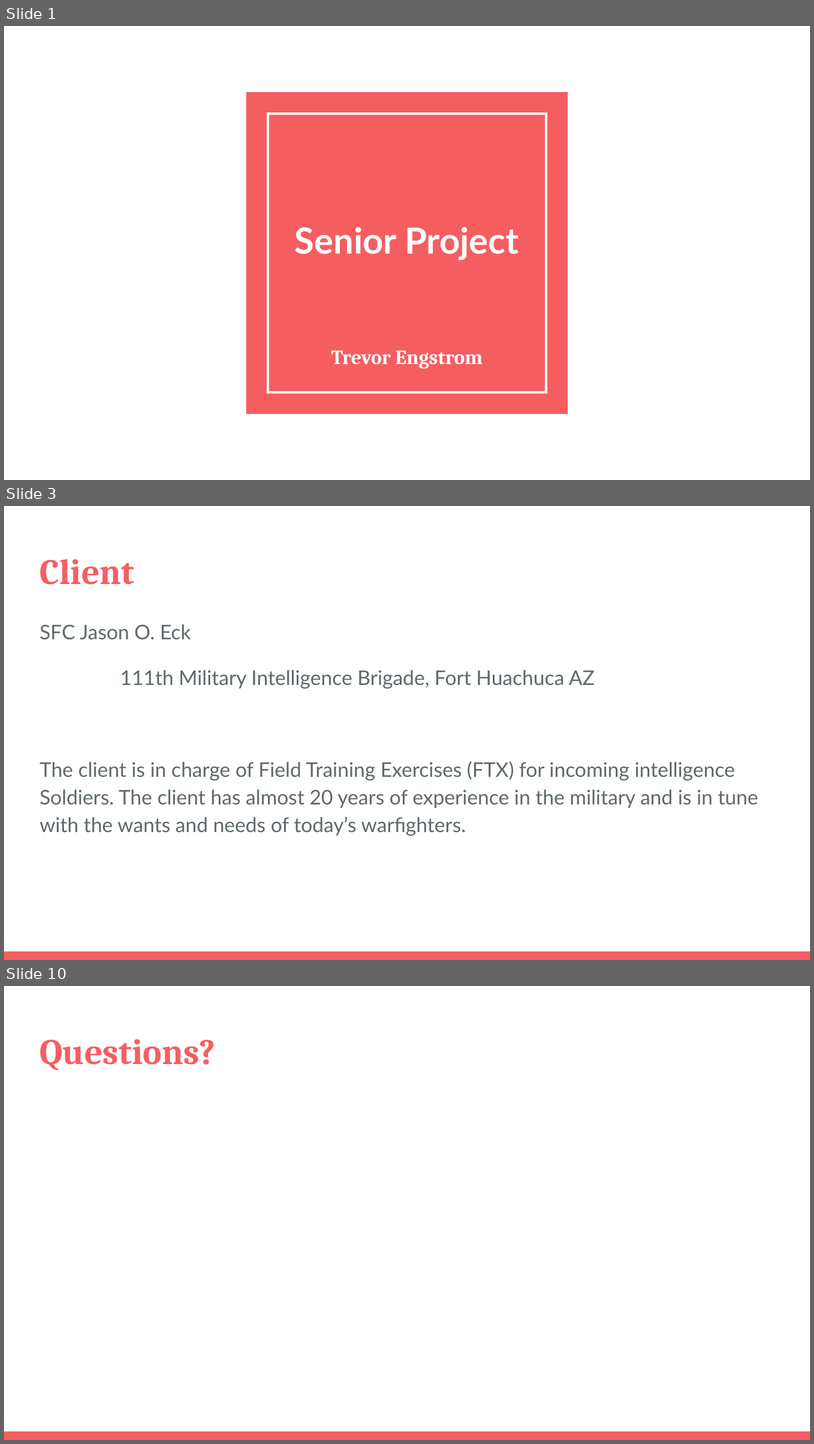
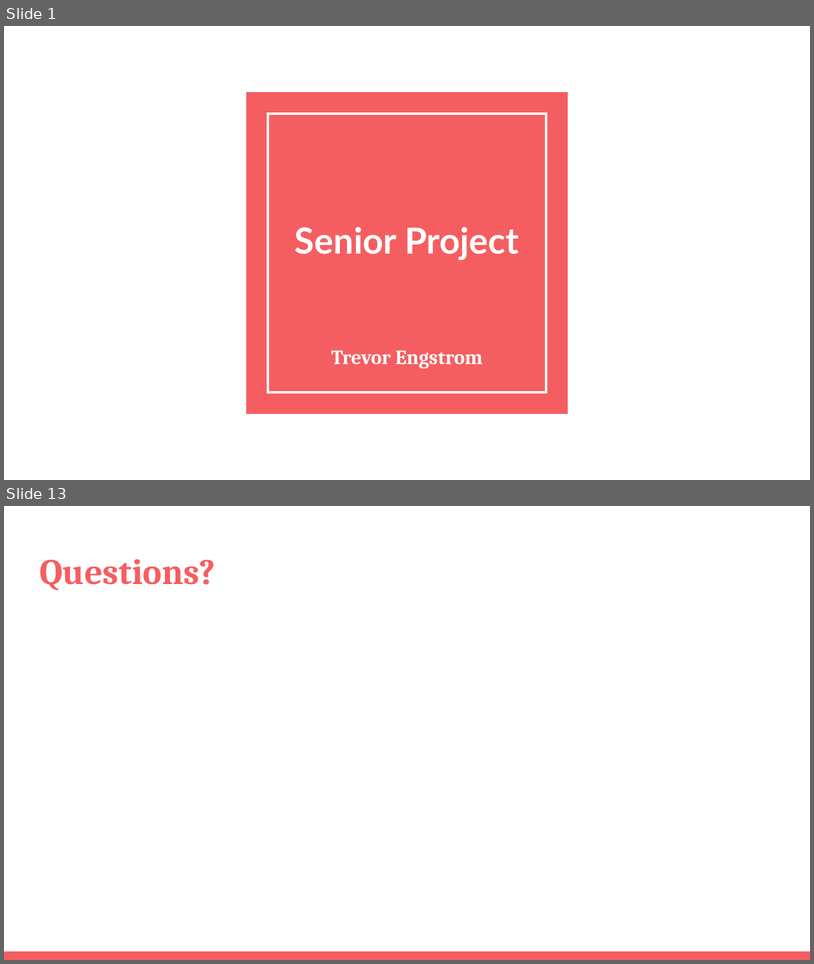
Before and after one commit to trevorengstrom/SeniorProject, a slide deck: Senior Project.pptx. Shown one above the other, each under a label of ours: slides 1, 3 and 10 before the commit, slides 1 and 13 after it; the slides between them are not shown. The pictures are 814x1444 and 814x964 pixels, drawn with LibreOffice and Linux fonts; fonts in the diff are those of the drawing. Boxes give left, top, right and bottom in pixels: in the first picture for what was removed or moved away, otherwise in the second. Text is boxed around its words. In the diff, an @@ line names an element or a change of style, - is before the commit and + after.

```diff
--- a/Senior Project.pptx
+++ b/Senior Project.pptx
@@ slide 3 removed at bbox=[4, 506, 810, 960], background #FFFFFF; not listed: 1 template element that a slide beside it also shows @@
@@ title removed at bbox=[39, 559, 134, 585] @@
-Client
@@ text removed at bbox=[39, 624, 758, 835] @@
-SFC Jason O. Eck
-111th Military Intelligence Brigade, Fort Huachuca AZ
-The client is in charge of Field Training Exercises (FTX) for incoming intelligence Soldiers. The client has almost 20 years of experience in the military and is in tune with the wants and needs of today’s warfighters.
@@ what was slide 10 is now slide 13 @@
```
Also in this commit, not shown: 11 slides added, 7 other slides removed.
